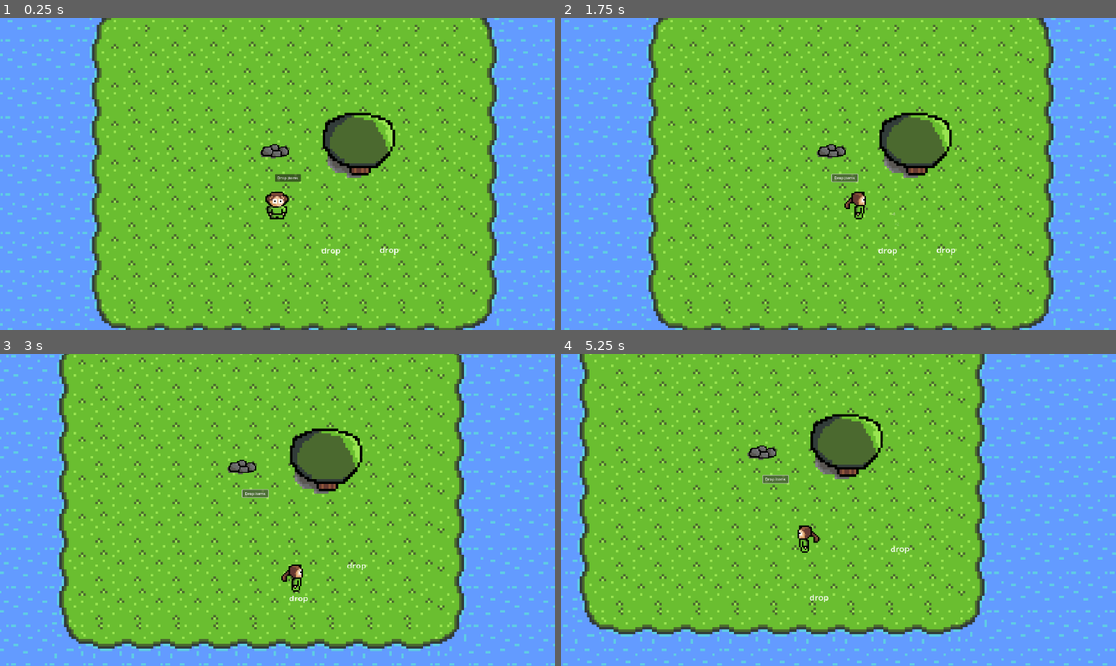
Above: before the commit, frames 1-4 (two rows, left to right).
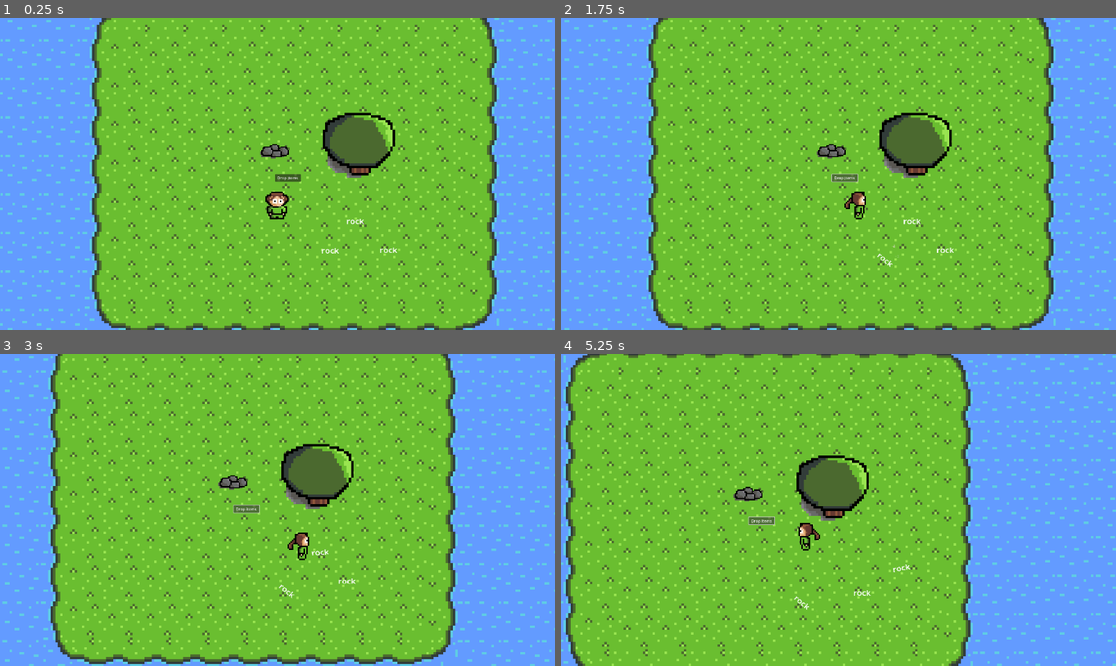
Above: after the commit, the same moments.

Repository: aubindetrez/DigitalReborn
Game: Godot game, scene res://scenes/main_scene.tscn
Same seed, same stepped clock (60 frames per second), same inputs: the game is played once before the commit and once after it. Sound files missing from this copy of the repository are replaced by a short silence.
Inputs:
- Up to frame 1 (0.25 s): no input
- Up to frame 2 (1.75 s): click "Drop items" at 0.5 s; tap Enter (ui_accept) at 1.25, 1.52 s; hold Right (ui_right) from 1.28 s (still down)
- Up to frame 3 (3 s): release Right (ui_right) at 2.03 s; hold Down (ui_down) 2.03-2.78 s; tap Enter (ui_accept) at 2.27 s; hold Right (ui_right) from 2.78 s (still down)
- Up to frame 4 (5.25 s): release Right (ui_right) at 3.53 s; hold Up (ui_up) 3.53-4.28 s; tap Enter (ui_accept) at 3.77, 4.52 s; hold Left (ui_left) from 4.28 s (still down)

The runs differ from the first frame. In frame 1, 0.1% of the frame differs, in the area x 57-72%, y 64-77%; in frame 2, 0.1%; in frame 3, 26%; in frame 4, 32%, in the area x 0-100%, y 0-100%.

Commit message:
Play sound when Items to be crafted are close together

Diff:
--- a/DroppedItemCol.gd
+++ b/DroppedItemCol.gd
@@ -4,17 +4,27 @@
 @export var common_name: String
 @onready var particules = $"../CPUParticles2D"
 
-var list_posible_craft: Array[DroppedItem] = []
+signal new_collision(item1: DroppedItem, item2: DroppedItem) # Emit whenever another item enters within merge distance
+signal rm_collision(item1: DroppedItem, item2: DroppedItem)
+
+func _ready():
+	# When the item is dropped it connects to the CraftManager of the scene
+	var manager: CraftManager = get_tree().get_current_scene().find_child("CraftManager", false)
+	new_collision.connect(manager._callback_new_collision)
+	rm_collision.connect(manager._callback_rm_collision)
+
+func _stop_merge_anim():
+	print("Item:", common_name, "cannot merge anymore")
+	self.queue_redraw()
+	particules.emitting = false
+
+func _start_merge_anim():
+	print("Item:", common_name, "can now merge")
+	self.queue_redraw()
+	particules.emitting = true
+
+func _on_area_entered(area):
+	new_collision.emit(self, area) # will play sound...
 
 func _on_area_exited(area):
-	print("Item:", common_name, "lost one possible merge")
-	list_posible_craft.remove_at(list_posible_craft.find(area))
-	self.queue_redraw()
-	if list_posible_craft.size() == 0:
-		particules.emitting = false
-
-func _on_area_entered(area):
-	print("Item:", common_name, "detected possible merge")
-	list_posible_craft.append(area)
-	self.queue_redraw()
-	particules.emitting = true
+	rm_collision.emit(self, area)
--- /dev/null
+++ b/scenes/CraftManager.gd
@@ -0,0 +1,115 @@
+extends Node
+class_name CraftManager
+
+@onready var audio = $AudioStreamPlayer
+@export var mp3_crafting: AudioStreamMP3
+@export var mp3_success: AudioStreamMP3
+var list: Dictionary = {} # List of all dropped item and what items they are colliding with
+
+func add_item(item: DroppedItem):
+	if not has_item(item):
+		list[item] = {}
+func has_item(item: DroppedItem) -> bool:
+	return list.has(item)
+func rm_item(item: DroppedItem):
+	list.erase(item)
+func add_link(a: DroppedItem, b: DroppedItem) -> bool:
+	add_item(a)
+	add_item(b)
+	if list[a].has(b):
+		return false # no link was created, link already existed
+	list[a][b] = 1
+	list[b][a] = 1
+	return true
+func rm_link(a: DroppedItem, b: DroppedItem):
+	list[a].erase(b)
+	list[b].erase(a)
+func get_all_link(item: DroppedItem):
+	var arr: Array[String] = []
+	var merged = {item: item} # Start with the item itself
+	for key in list[item]:
+		merged[key] = key
+		# TODO Should we do it recursively?
+	# Ugly trick because the type checking is brocken in Godot4
+	for i in merged.values().map(func(drop: DroppedItem) -> String: return drop.common_name):
+		arr.append(i)
+	return arr
+func item_has_link(item: DroppedItem):
+	if list.has(item) and list[item].size() > 0:
+		return true
+	return false
+
+
+# Connectted to the function new_collision() of all DroppedItem
+# Will make sure item1 and item2 are in the same entry in 'groups'
+func _callback_new_collision(item1, item2):
+	print("Craft manager: Something is ready to be crafted")
+	if add_link(item1, item2):
+		item1._start_merge_anim()
+		item2._start_merge_anim()
+		audio.stream = mp3_crafting
+		audio.play()
+		await audio.finished
+		var names: Array[String] = get_all_link(item1)
+		print("Item craft: ", name, " => ", get_craft(names))
+		# TODO instanciate the new object
+		audio.stream = mp3_success
+		audio.play()
+
+# Will make sure item1 and item2 are no longer in the same entry of 'groups'
+func _callback_rm_collision(item1: DroppedItem, item2: DroppedItem):
+	rm_link(item1, item2)
+	if not item_has_link(item1):
+		item1._stop_merge_anim()
+	if not item_has_link(item2):
+		item2._stop_merge_anim()
+
+var craft_rules = [
+	{
+		"materials": [
+			"rock",
+			"rock"
+		],
+		"result": { # outcome
+			"pile_of_rock": 10, # % of change
+			"furnace": 90
+		}
+	},
+	{
+		"materials": [
+			"wood",
+			"wood"
+		],
+		"result": { # outcome
+			"pile_of_wood": 10, # % of change
+			"pickaxe": 90
+		}
+	}
+]
+
+func weighted_rnd_sel(dict: Dictionary):
+	# Input: Dictionary[String : Int]
+	# The int is the change in % (0% to 100%) or getting the String
+	# If int is 0% then this function will never return the value
+	# If int is 100%, the function will always return the value
+	var sum_chance = dict.values().reduce(func(a, b): return a+b) # Should be 100, but better be safe
+	var past_chance = 0
+	for string in dict:
+		var chance = dict[string] # probability in % to get this item
+		if randi()%sum_chance+1 <= chance+past_chance:
+			return string
+		past_chance += chance
+	assert(false, "This should never be reached")
+
+func get_craft(names: Array[String]) -> String:
+	var possible_outcomes = []
+	for craft in craft_rules:
+		if names == craft["materials"]:
+			possible_outcomes.append(craft["result"])
+
+	if possible_outcomes.is_empty():
+		print("No possible outcome to the merge, cancelling...")
+		return ""
+	else:
+		var result = possible_outcomes.pick_random()
+		return weighted_rnd_sel(result) # within the randomly choosen craft, choose one possible outcome
--- a/scenes/RigidBody2D_friction.gd
+++ b/scenes/RigidBody2D_friction.gd
@@ -1,5 +1,8 @@
 extends RigidBody2D
 
 @export var friction: int
+@export var item_name: String
 func _ready():
 	self.linear_damp = friction
+	$Merge_aka_Craft_Area.common_name=item_name
+	$Label.text = item_name
--- a/scenes/TestDropItem.gd
+++ b/scenes/TestDropItem.gd
@@ -5,7 +5,7 @@
 func _pressed():
 	var craftable_item = item_scene.instantiate()
 
-	craftable_item.position = Vector2(480/2, 270/2)
+	craftable_item.position = Vector2(480/2.0, 270.0)
 	#item.velocity = Vector2(randf_range(-50, 50), -100)
 	craftable_item.modulate = Color(
 		randf_range(0.7, 1), randf_range(0.7, 1), randf_range(0.7, 1),
--- a/scenes/main_scene.tscn
+++ b/scenes/main_scene.tscn
@@ -6,12 +6,15 @@
 [ext_resource type="Script" path="res://scenes/AudioStreamPlayer_loop.gd" id="2_pq5xh"]
 [ext_resource type="Texture2D" uid="uid://jxfocdnhhdt8" path="res://assets/player/player_v2.png" id="2_uow8f"]
 [ext_resource type="Texture2D" uid="uid://c3dcggddw7pbt" path="res://assets/rock/rock_v2.png" id="3_fjrnr"]
+[ext_resource type="Script" path="res://scenes/CraftManager.gd" id="4_27nld"]
 [ext_resource type="Texture2D" uid="uid://deeiwlehbwesu" path="res://assets/tree/tree_v2.png" id="4_gaol8"]
 [ext_resource type="PackedScene" uid="uid://dcmp6koiq3t4k" path="res://dropped_item.tscn" id="4_hrpv8"]
 [ext_resource type="Script" path="res://scenes/animate_moving_obj.gd" id="4_ujqmk"]
 [ext_resource type="Resource" uid="uid://jkjam08pq73e" path="res://inventory.tres" id="5_g77rv"]
+[ext_resource type="AudioStream" uid="uid://bpfuldvua8ltl" path="res://sounds/item_craft.mp3" id="5_jm6i8"]
 [ext_resource type="Script" path="res://scenes/AttackRegion.gd" id="5_rowbj"]
 [ext_resource type="Script" path="res://scenes/Controller.gd" id="6_ok3vd"]
+[ext_resource type="AudioStream" uid="uid://ghpyykdymp4c" path="res://sounds/craft_done.mp3" id="6_ufd7m"]
 [ext_resource type="Script" path="res://HitBox.gd" id="7_ju6yn"]
 [ext_resource type="Script" path="res://scenes/DropPoint.gd" id="9_or4j6"]
 [ext_resource type="AudioStream" uid="uid://byk73guyjs8pg" path="res://sounds/attack_rock.wav" id="10_kfqix"]
@@ -391,11 +394,24 @@
 format = 2
 layer_0/tile_data = PackedInt32Array(131070, 0, 0, 131071, 0, 0, 196607, 0, 0, 65536, 0, 0, 131072, 0, 0, 65537, 0, 0,  …(37834 unchanged characters)…
 
+[node name="CraftManager" type="Node" parent="."]
+script = ExtResource("4_27nld")
+mp3_crafting = ExtResource("5_jm6i8")
+mp3_success = ExtResource("6_ufd7m")
+
+[node name="AudioStreamPlayer" type="AudioStreamPlayer" parent="CraftManager"]
+
 [node name="Item1" parent="." instance=ExtResource("4_hrpv8")]
 position = Vector2(116, 210)
+item_name = "rock"
 
 [node name="Item2" parent="." instance=ExtResource("4_hrpv8")]
 position = Vector2(237, 209)
+item_name = "rock"
+
+[node name="Item3" parent="." instance=ExtResource("4_hrpv8")]
+position = Vector2(168, 149)
+item_name = "rock"
 
 [node name="Player" type="CharacterBody2D" parent="."]
 position = Vector2(1, 150)
Not shown: 1 places in scenes/main_scene.tscn that only renumber resources
Not shown, added: sounds/craft_done.mp3.import
Not shown, added: sounds/item_craft.mp3.import
Not shown, added: sounds/craft_done.mp3
Not shown, added: sounds/craft_done.mscz
Not shown, added: sounds/item_craft.mp3
Not shown, added: sounds/item_craft.mscz
